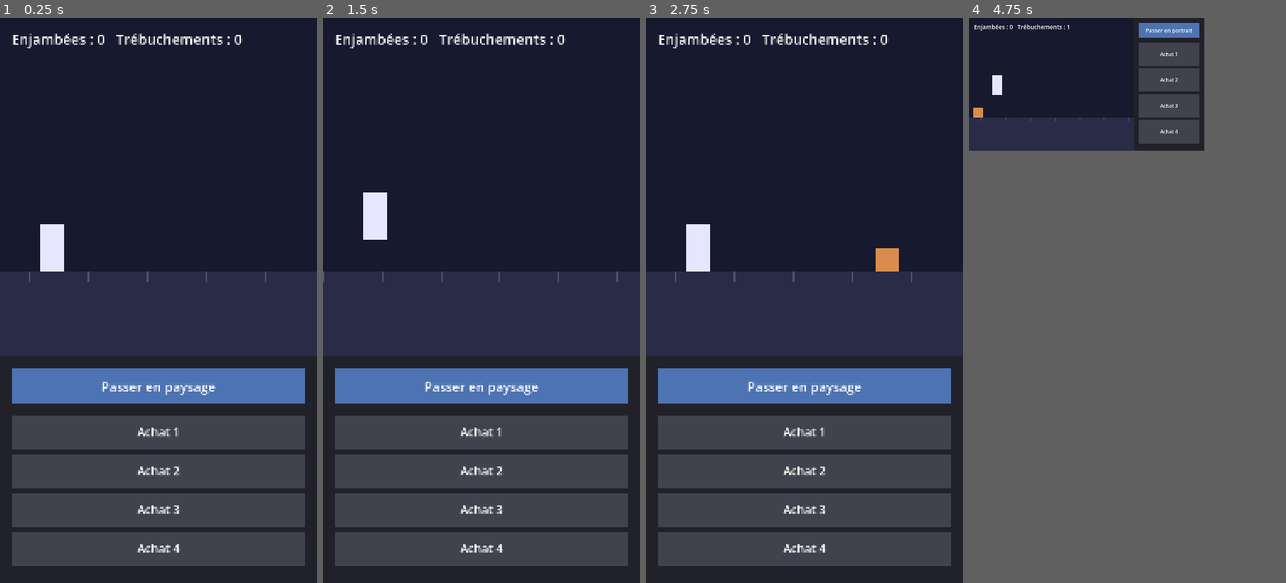
Above: before the commit, frames 1-4 (left to right).
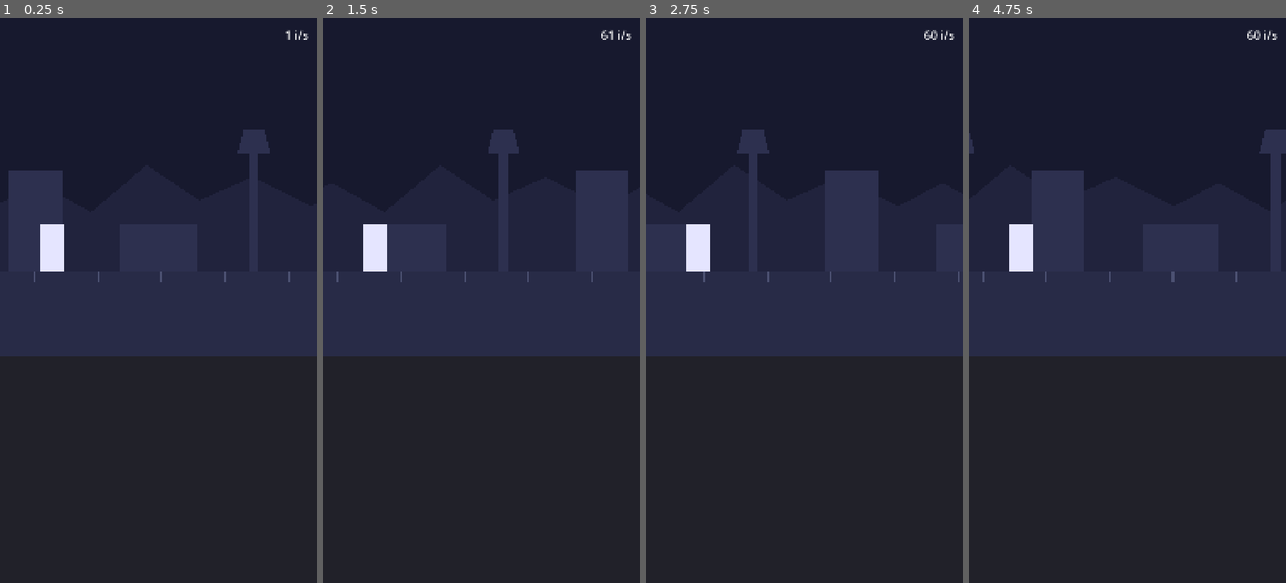
Above: after the commit, the same moments.

Repository: DavidGiangiacomo/somnambule
Game: Godot game, scene res://scenes/main.tscn
Same seed, same stepped clock (60 frames per second), same inputs: the game is played once before the commit and once after it. Before the commit the project starts from res://scenes/maquettes/orientation.tscn.
Inputs (mouse positions are in pixels of both pictures, inside the frame that each line leads up to):
- Up to frame 1 (0.25 s): no input
- Up to frame 2 (1.5 s): move the mouse to (551, 272) at 0.52 s; click (551, 272) at 0.67 s; move the mouse to (418, 328) at 1.27 s; click (418, 328) at 1.42 s
- Up to frame 3 (2.75 s): move the mouse to (836, 176) at 2.02 s; click (836, 176) at 2.17 s
- Up to frame 4 (4.75 s): move the mouse to (1111, 413) at 2.77 s; click (1111, 413) at 2.92 s; move the mouse to (1222, 385) at 3.52 s; click (1222, 385) at 3.67 s; move the mouse to (1032, 215) at 4.27 s; click (1032, 215) at 4.42 s
In our replay, in frame 4 the window is 334x188 before the commit and 450x800 after it. These sizes can differ from the game's own. Grey fills any space a smaller window leaves; there, only what the larger window draws over its background counts as a difference.

The runs differ from the first frame. In frame 1, 34% of the frame differs, in the area x 2-98%, y 2-97%; in frame 2, 35%, in the area x 0-98%, y 2-97%; in frame 3, 35%; in frame 4, 29%.

Commit message:
Ajoute le Runner : dormeur fixe et décor qui défile (#7)
Scène Runner avec un sol et deux plans de parallaxe en Parallax2D. Le
dormeur reste fixe, les plans défilent en boucle à une fraction de la
vitesse lue dans balance.json (defilement.vitesse_px_s).

Balance charge balance.json une seule fois. Un compteur d'images par
seconde s'affiche dans les builds de débogage.

Supprime la maquette portrait/paysage de #6, devenue inutile.

Co-Authored-By: Claude Opus 5.5 <noreply@anthropic.com>

Diff:
--- a/data/balance.json
+++ b/data/balance.json
@@ -23,6 +23,9 @@
       "trebuchement": 50
     },
     "trebuchement_perte_fragments_s": 5
+  },
+  "defilement": {
+    "vitesse_px_s": 400
   },
   "obstacles": {
     "intervalle_min_s": 5,
--- a/project.godot
+++ b/project.godot
@@ -11,7 +11,7 @@
 [application]
 
 config/name="Le Somnambule"
-run/main_scene="res://scenes/maquettes/orientation.tscn"
+run/main_scene="res://scenes/main.tscn"
 config/features=PackedStringArray("4.7", "Mobile")
 
 [display]
--- a/scenes/main.tscn
+++ b/scenes/main.tscn
@@ -1,4 +1,7 @@
 [gd_scene format=3]
+
+[ext_resource type="PackedScene" path="res://scenes/runner.tscn" id="1"]
+[ext_resource type="Script" path="res://scripts/affichage_ips.gd" id="2"]
 
 [node name="Main" type="Control"]
 layout_mode = 3
@@ -8,23 +11,29 @@
 grow_horizontal = 2
 grow_vertical = 2
 
-[node name="Fond" type="ColorRect" parent="."]
+[node name="Panneau" type="ColorRect" parent="."]
 layout_mode = 1
 anchors_preset = 15
 anchor_right = 1.0
 anchor_bottom = 1.0
 grow_horizontal = 2
 grow_vertical = 2
-color = Color(0.09, 0.1, 0.18, 1)
+mouse_filter = 2
+color = Color(0.13, 0.13, 0.16, 1)
 
-[node name="Titre" type="Label" parent="."]
+[node name="Runner" parent="." instance=ExtResource("1")]
+
+[node name="Ips" type="Label" parent="."]
 layout_mode = 1
-anchors_preset = 15
+anchors_preset = 1
+anchor_left = 1.0
 anchor_right = 1.0
-anchor_bottom = 1.0
-grow_horizontal = 2
-grow_vertical = 2
-theme_override_font_sizes/font_size = 96
-text = "Le Somnambule"
-horizontal_alignment = 1
-vertical_alignment = 1
+offset_left = -260.0
+offset_top = 30.0
+offset_right = -30.0
+offset_bottom = 90.0
+grow_horizontal = 0
+theme_override_font_sizes/font_size = 40
+text = "0 i/s"
+horizontal_alignment = 2
+script = ExtResource("2")
--- a/scenes/maquettes/orientation.tscn
+++ /dev/null
@@ -1,6 +0,0 @@
-[gd_scene format=3]
-
-[ext_resource type="Script" path="res://scripts/maquettes/orientation.gd" id="1"]
-
-[node name="MaquetteOrientation" type="Node2D"]
-script = ExtResource("1")
--- /dev/null
+++ b/scenes/runner.tscn
@@ -0,0 +1,72 @@
+[gd_scene format=3]
+
+[ext_resource type="Script" path="res://scripts/runner.gd" id="1"]
+
+[node name="Runner" type="Node2D"]
+script = ExtResource("1")
+
+[node name="Ciel" type="ColorRect" parent="."]
+offset_right = 1080.0
+offset_bottom = 1152.0
+mouse_filter = 2
+color = Color(0.09, 0.1, 0.18, 1)
+
+[node name="PlanLointain" type="Parallax2D" parent="."]
+scroll_scale = Vector2(0.2, 1)
+repeat_size = Vector2(1080, 0)
+
+[node name="Collines" type="Polygon2D" parent="PlanLointain"]
+color = Color(0.13, 0.14, 0.24, 1)
+polygon = PackedVector2Array(0, 864, 0, 640, 150, 560, 330, 660, 520, 500, 700, 620, 880, 540, 1080, 640, 1080, 864)
+
+[node name="PlanProche" type="Parallax2D" parent="."]
+scroll_scale = Vector2(0.5, 1)
+repeat_size = Vector2(1080, 0)
+
+[node name="Armoire" type="Polygon2D" parent="PlanProche"]
+color = Color(0.18, 0.19, 0.31, 1)
+polygon = PackedVector2Array(80, 864, 80, 520, 260, 520, 260, 864)
+
+[node name="Commode" type="Polygon2D" parent="PlanProche"]
+color = Color(0.18, 0.19, 0.31, 1)
+polygon = PackedVector2Array(460, 864, 460, 700, 720, 700, 720, 864)
+
+[node name="Lampadaire" type="Polygon2D" parent="PlanProche"]
+color = Color(0.18, 0.19, 0.31, 1)
+polygon = PackedVector2Array(900, 864, 900, 460, 860, 460, 880, 380, 950, 380, 970, 460, 930, 460, 930, 864)
+
+[node name="Sol" type="Parallax2D" parent="."]
+repeat_size = Vector2(1080, 0)
+
+[node name="Plancher" type="Polygon2D" parent="Sol"]
+color = Color(0.16, 0.17, 0.28, 1)
+polygon = PackedVector2Array(0, 864, 1080, 864, 1080, 1152, 0, 1152)
+
+[node name="Lattes" type="Polygon2D" parent="Sol"]
+color = Color(0.3, 0.32, 0.45, 1)
+polygon = PackedVector2Array(0, 864, 6, 864, 6, 894, 0, 894)
+
+[node name="Lattes2" type="Polygon2D" parent="Sol"]
+position = Vector2(216, 0)
+color = Color(0.3, 0.32, 0.45, 1)
+polygon = PackedVector2Array(0, 864, 6, 864, 6, 894, 0, 894)
+
+[node name="Lattes3" type="Polygon2D" parent="Sol"]
+position = Vector2(432, 0)
+color = Color(0.3, 0.32, 0.45, 1)
+polygon = PackedVector2Array(0, 864, 6, 864, 6, 894, 0, 894)
+
+[node name="Lattes4" type="Polygon2D" parent="Sol"]
+position = Vector2(648, 0)
+color = Color(0.3, 0.32, 0.45, 1)
+polygon = PackedVector2Array(0, 864, 6, 864, 6, 894, 0, 894)
+
+[node name="Lattes5" type="Polygon2D" parent="Sol"]
+position = Vector2(864, 0)
+color = Color(0.3, 0.32, 0.45, 1)
+polygon = PackedVector2Array(0, 864, 6, 864, 6, 894, 0, 894)
+
+[node name="Dormeur" type="Polygon2D" parent="."]
+position = Vector2(216, 864)
+color = Color(0.9, 0.9, 1, 1)
+polygon = PackedVector2Array(-80, 0, -80, -160, 0, -160, 0, 0)
--- /dev/null
+++ b/scripts/affichage_ips.gd
@@ -0,0 +1,11 @@
+extends Label
+## Images par seconde, affichées seulement dans les builds de débogage.
+
+
+func _ready() -> void:
+	visible = OS.is_debug_build()
+	set_process(visible)
+
+
+func _process(_delta: float) -> void:
+	text = "%d i/s" % Engine.get_frames_per_second()
--- /dev/null
+++ b/scripts/balance.gd
@@ -0,0 +1,17 @@
+class_name Balance
+## Lit data/balance.json, la source unique des valeurs d'équilibrage.
+##
+## Usage : Balance.donnees()["defilement"]["vitesse_px_s"]
+
+const CHEMIN := "res://data/balance.json"
+
+static var _donnees: Dictionary = {}
+
+
+## Renvoie le contenu de balance.json. Le fichier n'est lu qu'une fois.
+static func donnees() -> Dictionary:
+	if _donnees.is_empty():
+		var json: Variant = JSON.parse_string(FileAccess.get_file_as_string(CHEMIN))
+		assert(json is Dictionary, "%s est illisible ou mal formé" % CHEMIN)
+		_donnees = json
+	return _donnees
--- a/scripts/maquettes/orientation.gd
+++ /dev/null
@@ -1,205 +0,0 @@
-extends Node2D
-## Maquette jetable pour l'issue #6 : portrait ou paysage ?
-##
-## Tout est dessiné avec des rectangles dans _draw(). Le bouton du panneau
-## bascule entre les deux dispositions. Toucher la bande de rêve fait enjamber
-## le dormeur ; les faux boutons d'achat servent à tester la portée du pouce.
-
-const TAILLE_PORTRAIT := Vector2i(1080, 1920)
-const TAILLE_PAYSAGE := Vector2i(1920, 1080)
-
-# Portrait : bande de rêve sur les 60 % du haut (GDD), panneau en bas.
-# Paysage : bande de rêve sur les 70 % de gauche, panneau à droite.
-const PART_BANDE_PORTRAIT := 0.6
-const PART_BANDE_PAYSAGE := 0.7
-
-const VITESSE := 400.0  # défilement, en pixels par seconde
-const INTERVALLE_MIN_S := 5.0  # comme data/balance.json
-const INTERVALLE_MAX_S := 10.0
-const DUREE_SAUT_S := 0.45
-const HAUTEUR_SAUT := 220.0
-const TAILLE_DORMEUR := Vector2(80, 160)
-const TAILLE_OBSTACLE := Vector2(80, 80)
-const NB_ACHATS := 4
-
-var paysage := false
-var defilement := 0.0
-var obstacles: Array[float] = []  # distance de chaque obstacle devant le dormeur
-var prochain_obstacle_s := 2.0
-var temps_saut := -1.0  # négatif : le dormeur est au sol
-var enjambees := 0
-var trebuchements := 0
-var flash_trebuchement := 0.0
-var flash_achats: Array[float] = []
-
-
-func _ready() -> void:
-	flash_achats.resize(NB_ACHATS)
-	flash_achats.fill(0.0)
-	_appliquer_orientation()
-
-
-func _process(delta: float) -> void:
-	defilement += VITESSE * delta
-	flash_trebuchement = maxf(0.0, flash_trebuchement - delta)
-	for i in NB_ACHATS:
-		flash_achats[i] = maxf(0.0, flash_achats[i] - delta)
-
-	if temps_saut >= 0.0:
-		temps_saut += delta
-		if temps_saut >= DUREE_SAUT_S:
-			temps_saut = -1.0
-
-	prochain_obstacle_s -= delta
-	if prochain_obstacle_s <= 0.0:
-		prochain_obstacle_s = randf_range(INTERVALLE_MIN_S, INTERVALLE_MAX_S)
-		var bande := _rect_bande()
-		obstacles.append(bande.end.x - _x_dormeur())
-
-	for i in range(obstacles.size() - 1, -1, -1):
-		var avant := obstacles[i]
-		obstacles[i] -= VITESSE * delta
-		# L'obstacle passe sous le dormeur : enjambé s'il est en l'air.
-		if avant > 0.0 and obstacles[i] <= 0.0:
-			if temps_saut >= 0.0:
-				enjambees += 1
-			else:
-				trebuchements += 1
-				flash_trebuchement = 0.3
-		if obstacles[i] < -_x_dormeur() - TAILLE_OBSTACLE.x:
-			obstacles.remove_at(i)
-
-	queue_redraw()
-
-
-func _unhandled_input(event: InputEvent) -> void:
-	# Sur téléphone, Godot transforme le toucher en clic de souris.
-	if not (event is InputEventMouseButton and event.pressed):
-		return
-	var pos: Vector2 = event.position
-	if _rect_bascule().has_point(pos):
-		paysage = not paysage
-		_appliquer_orientation()
-	elif _rect_bande().has_point(pos):
-		if temps_saut < 0.0:
-			temps_saut = 0.0
-	else:
-		for i in NB_ACHATS:
-			if _rect_achat(i).has_point(pos):
-				flash_achats[i] = 0.2
-
-
-func _appliquer_orientation() -> void:
-	var fenetre := get_window()
-	if paysage:
-		fenetre.content_scale_size = TAILLE_PAYSAGE
-		fenetre.content_scale_aspect = Window.CONTENT_SCALE_ASPECT_KEEP_HEIGHT
-	else:
-		fenetre.content_scale_size = TAILLE_PORTRAIT
-		fenetre.content_scale_aspect = Window.CONTENT_SCALE_ASPECT_KEEP_WIDTH
-
-	if OS.has_feature("mobile"):
-		DisplayServer.screen_set_orientation(
-			DisplayServer.SCREEN_LANDSCAPE if paysage else DisplayServer.SCREEN_PORTRAIT
-		)
-	else:
-		# Sur ordinateur, on retourne la fenêtre pour imiter le téléphone.
-		var grand := maxi(fenetre.size.x, fenetre.size.y)
-		var petit := mini(fenetre.size.x, fenetre.size.y)
-		fenetre.size = Vector2i(grand, petit) if paysage else Vector2i(petit, grand)
-
-
-func _rect_bande() -> Rect2:
-	var ecran := get_viewport_rect().size
-	if paysage:
-		return Rect2(0, 0, ecran.x * PART_BANDE_PAYSAGE, ecran.y)
-	return Rect2(0, 0, ecran.x, ecran.y * PART_BANDE_PORTRAIT)
-
-
-func _rect_panneau() -> Rect2:
-	var ecran := get_viewport_rect().size
-	var bande := _rect_bande()
-	if paysage:
-		return Rect2(bande.end.x, 0, ecran.x - bande.end.x, ecran.y)
-	return Rect2(0, bande.end.y, ecran.x, ecran.y - bande.end.y)
-
-
-func _rect_bascule() -> Rect2:
-	var panneau := _rect_panneau()
-	return Rect2(panneau.position + Vector2(40, 40), Vector2(panneau.size.x - 80, 120))
-
-
-func _rect_achat(i: int) -> Rect2:
-	var panneau := _rect_panneau()
-	var haut := _rect_bascule().end.y + 40
-	var hauteur := (panneau.end.y - haut - 40) / NB_ACHATS
-	return Rect2(panneau.position.x + 40, haut + i * hauteur, panneau.size.x - 80, hauteur - 20)
-
-
-func _x_dormeur() -> float:
-	return _rect_bande().size.x * 0.2
-
-
-func _y_sol() -> float:
-	return _rect_bande().size.y * 0.75
-
-
-func _draw() -> void:
-	var police := ThemeDB.fallback_font
-	var bande := _rect_bande()
-	var panneau := _rect_panneau()
-	var sol := _y_sol()
-
-	# Bande de rêve
-	draw_rect(bande, Color(0.09, 0.1, 0.18))
-	draw_rect(Rect2(0, sol, bande.size.x, bande.size.y - sol), Color(0.16, 0.17, 0.28))
-	# Repères au sol, pour sentir le défilement
-	var x := -fmod(defilement, 200.0)
-	while x < bande.size.x:
-		draw_rect(Rect2(x, sol, 6, 30), Color(0.3, 0.32, 0.45))
-		x += 200.0
-
-	# Obstacles
-	for distance in obstacles:
-		var x_obstacle := _x_dormeur() + distance
-		if x_obstacle < bande.size.x:
-			draw_rect(
-				Rect2(Vector2(x_obstacle, sol - TAILLE_OBSTACLE.y), TAILLE_OBSTACLE),
-				Color(0.85, 0.55, 0.3)
-			)
-
-	# Dormeur
-	var hauteur := 0.0
-	if temps_saut >= 0.0:
-		var u := temps_saut / DUREE_SAUT_S
-		hauteur = 4.0 * HAUTEUR_SAUT * u * (1.0 - u)
-	var couleur_dormeur := Color(0.9, 0.9, 1.0)
-	if flash_trebuchement > 0.0:
-		couleur_dormeur = Color(0.95, 0.3, 0.3)
-	draw_rect(
-		Rect2(Vector2(_x_dormeur() - TAILLE_DORMEUR.x, sol - TAILLE_DORMEUR.y - hauteur), TAILLE_DORMEUR),
-		couleur_dormeur
-	)
-
-	draw_string(
-		police, Vector2(40, 90),
-		"Enjambées : %d   Trébuchements : %d" % [enjambees, trebuchements],
-		HORIZONTAL_ALIGNMENT_LEFT, -1, 48
-	)
-
-	# Panneau du troupeau et des achats
-	draw_rect(panneau, Color(0.13, 0.13, 0.16))
-	var bascule := _rect_bascule()
-	draw_rect(bascule, Color(0.3, 0.45, 0.7))
-	draw_string(
-		police, bascule.position + Vector2(0, 78),
-		"Passer en portrait" if paysage else "Passer en paysage",
-		HORIZONTAL_ALIGNMENT_CENTER, bascule.size.x, 44
-	)
-	for i in NB_ACHATS:
-		var achat := _rect_achat(i)
-		draw_rect(achat, Color(0.55, 0.6, 0.4) if flash_achats[i] > 0.0 else Color(0.25, 0.26, 0.3))
-		draw_string(
-			police, achat.position + Vector2(0, achat.size.y / 2 + 14),
-			"Achat %d" % (i + 1), HORIZONTAL_ALIGNMENT_CENTER, achat.size.x, 40
-		)
--- /dev/null
+++ b/scripts/runner.gd
@@ -0,0 +1,15 @@
+extends Node2D
+## La bande de rêve : le dormeur reste fixe à l'écran, le décor défile.
+##
+## Chaque plan est un Parallax2D. Son scroll_scale, réglé dans l'éditeur, dit à
+## quelle fraction de la vitesse il défile : 1 pour le sol, moins pour les
+## plans lointains.
+
+var vitesse: float  # pixels par seconde
+
+
+func _ready() -> void:
+	vitesse = Balance.donnees()["defilement"]["vitesse_px_s"]
+	for enfant in get_children():
+		if enfant is Parallax2D:
+			enfant.autoscroll.x = -vitesse * enfant.scroll_scale.x
Not shown, added: scripts/affichage_ips.gd.uid
Not shown, added: scripts/balance.gd.uid
Not shown, removed: scripts/maquettes/orientation.gd.uid
Not shown, added: scripts/runner.gd.uid
Not shown, changed: data/README.md
